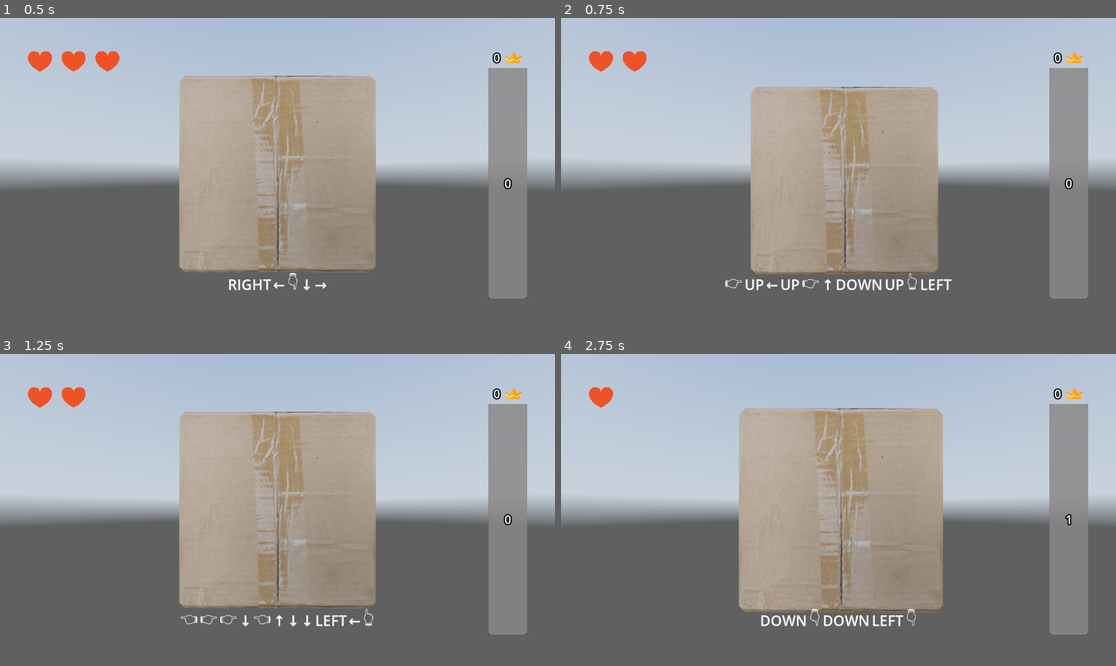
Above: before the commit, frames 1-4 (two rows, left to right).
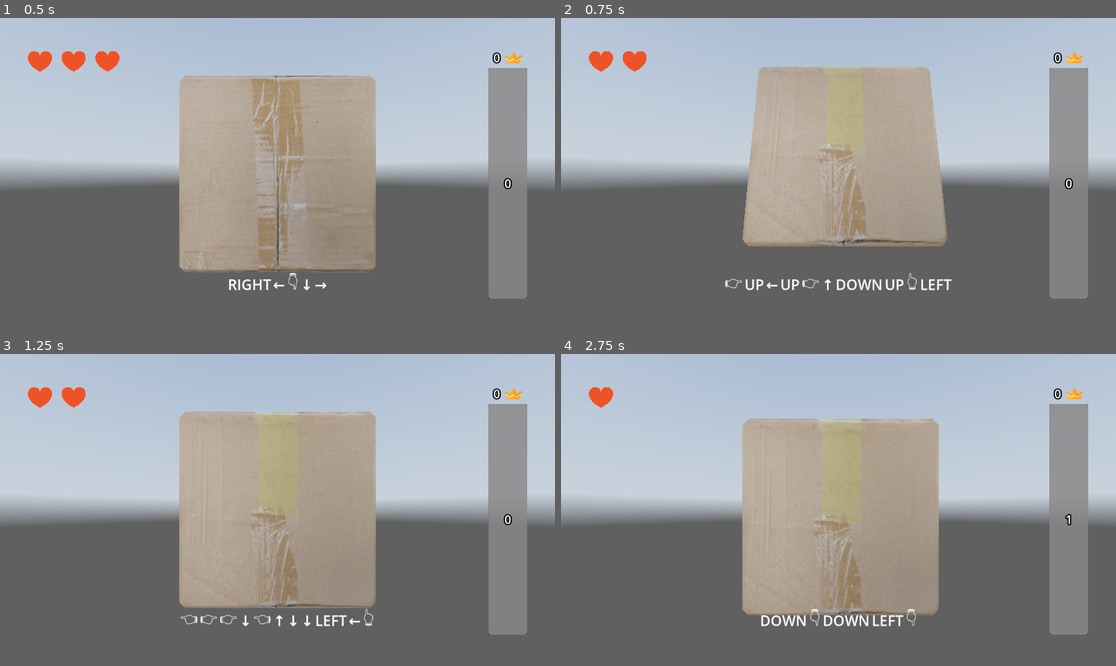
Above: after the commit, the same moments.

Repository: igormsiqueira0/cube-rotator
Game: Godot game, scene res://node_3d.tscn
The game is run twice, just before and just after one commit, with the same random seed, the same clock (stepped at 60 frames per second) and the same inputs. A sky picture missing from this copy of the repository is replaced by a grey-blue gradient.
Inputs (mouse positions are in pixels of both pictures, inside the frame that each line leads up to):
- Up to frame 1 (0.5 s): no input
- Up to frame 2 (0.75 s): tap Enter (ui_accept) at 0.5 s; move the mouse to (866, 174) at 0.52 s; hold Up (ui_up) from 0.53 s (still down); right-click (866, 174) at 0.6 s
- Up to frame 3 (1.25 s): keep holding Up (ui_up); tap Enter (ui_accept) at 0.77 s
- Up to frame 4 (2.75 s): keep holding Up (ui_up); move the mouse to (810, 510) at 1.27 s; click (810, 510) at 1.35 s; tap Enter (ui_accept) at 1.52, 2 s; move the mouse to (849, 503) at 2.02 s; right-click (849, 503) at 2.1 s

Frame 1 is identical in both runs. In frame 2, 8.4% of the frame differs, in the area x 32-70%, y 15-83%; in frame 3, 2.8%; in frame 4, 5.5%.

Commit message:
rotação do cubo correta

Diff:
--- /dev/null
+++ b/node_3d.gd
@@ -0,0 +1,23 @@
+extends Node3D
+
+var tween: Tween
+
+func _process(delta: float) -> void:
+	if tween and tween.is_running():
+		return
+
+	if Input.is_action_just_pressed("ui_up"):
+		apply_rotation(Vector3.RIGHT, PI/2)
+	elif Input.is_action_just_pressed("ui_down"):
+		apply_rotation(Vector3.RIGHT, -PI/2)
+	elif Input.is_action_just_pressed("ui_left"):
+		apply_rotation(Vector3.UP, PI/2)
+	elif Input.is_action_just_pressed("ui_right"):
+		apply_rotation(Vector3.UP, -PI/2)
+
+func apply_rotation(axis: Vector3, angle: float) -> void:
+	tween = create_tween().set_trans(Tween.TRANS_SINE).set_ease(Tween.EASE_OUT)
+
+	var new_transform = transform.rotated(axis, angle).orthonormalized()
+
+	tween.tween_property(self, "transform", new_transform, 0.3)
--- a/node_3d.tscn
+++ b/node_3d.tscn
@@ -1,7 +1,8 @@
-[gd_scene load_steps=12 format=3 uid="uid://ca0j16icoeefb"]
+[gd_scene load_steps=13 format=3 uid="uid://ca0j16icoeefb"]
 
 [ext_resource type="Texture2D" uid="uid://bv26siwsba1s4" path="res://horn-koppe_spring_4k.exr" id="1_noarx"]
 [ext_resource type="PackedScene" uid="uid://bl8msudax3t2o" path="res://source/Cardboard Box.fbx" id="2_a0tk4"]
+[ext_resource type="Script" uid="uid://dbras258hgri0" path="res://node_3d.gd" id="2_wc5p8"]
 [ext_resource type="Texture2D" uid="uid://b6q8a5tp4l535" path="res://source/heart_77931.png" id="3_a0tk4"]
 [ext_resource type="Script" uid="uid://7patgw0kabyp" path="res://source/cardboard_box.gd" id="3_jka67"]
 [ext_resource type="Script" uid="uid://q2tcnjk7tk05" path="res://canvas_layer.gd" id="3_r3fl7"]
@@ -37,16 +38,19 @@
 [node name="Camera3D" type="Camera3D" parent="."]
 transform = Transform3D(1, 0, 0, 0, 1, 0, 0, 0, 1, 0, 0, 1.5)
 
-[node name="Cardboard Box" parent="." instance=ExtResource("2_a0tk4")]
+[node name="Node3D" type="Node3D" parent="."]
+script = ExtResource("2_wc5p8")
+
+[node name="Cardboard Box" parent="Node3D" instance=ExtResource("2_a0tk4")]
 transform = Transform3D(0.5, 0, 0, 0, 0.5, 0, 0, 0, 0.5, 0, -0.5, 0)
 script = ExtResource("3_jka67")
 
-[node name="ShakeTimer" type="Timer" parent="Cardboard Box"]
+[node name="ShakeTimer" type="Timer" parent="Node3D/Cardboard Box"]
 one_shot = true
 
 [node name="CanvasLayer" type="CanvasLayer" parent="." node_paths=PackedStringArray("cube")]
 script = ExtResource("3_r3fl7")
-cube = NodePath("../Cardboard Box")
+cube = NodePath("../Node3D/Cardboard Box")
 
 [node name="Control" type="Control" parent="CanvasLayer"]
 layout_mode = 3
Not shown, added: node_3d.gd.uid
